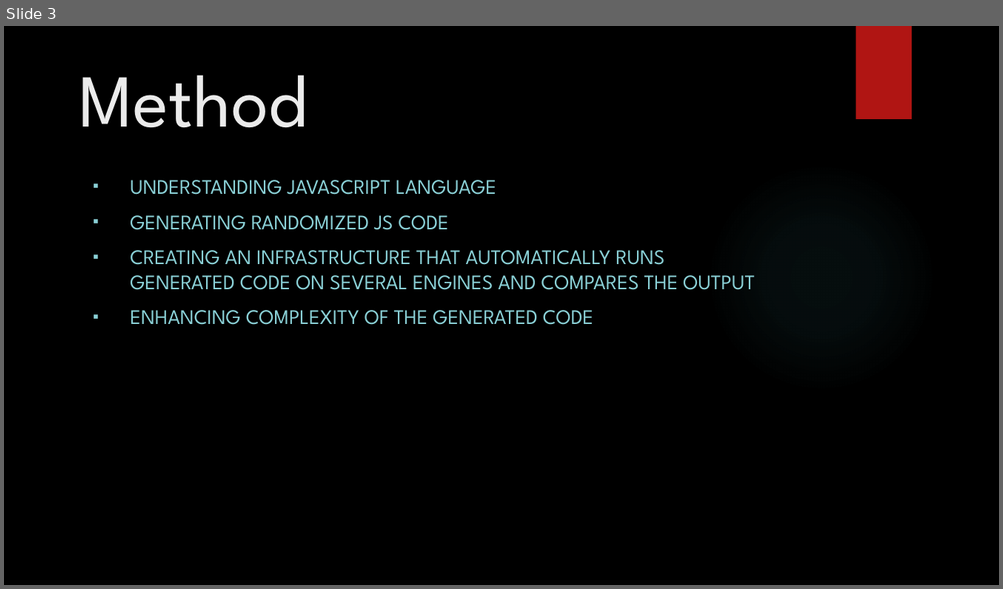
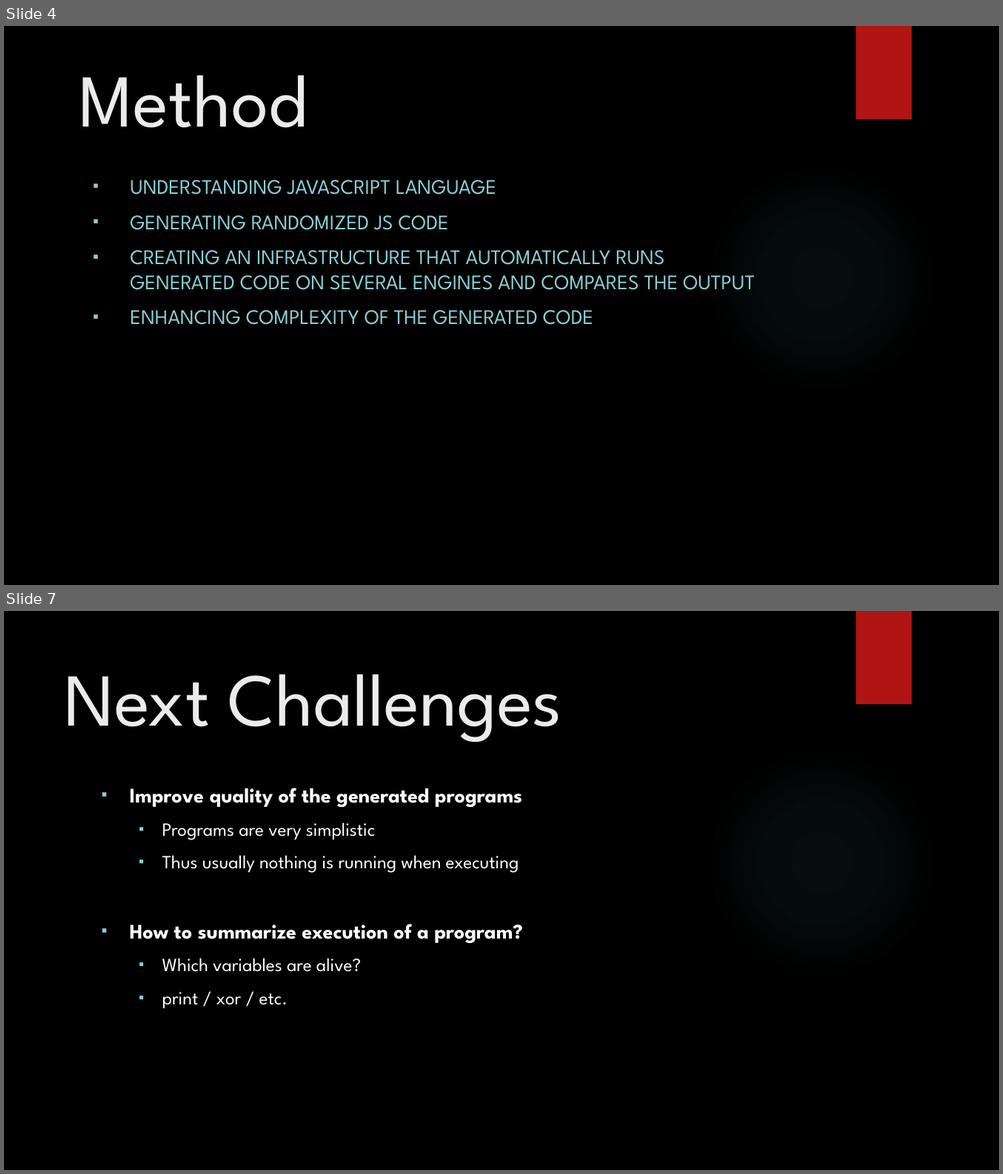
Before and after one commit to itzik-bd/jsfuzzer, a slide deck: ppt/First Phase Completion.pptx. Shown one above the other, each under a label of ours: slide 3 before the commit, slides 4 and 7 after it; the slides between them are not shown. The pictures are 1003x589 and 1003x1174 pixels, drawn with LibreOffice and Linux fonts; fonts in the diff are those of the drawing; background and template pictures are left out. Boxes give left, top, right and bottom in pixels: in the first picture for what was removed or moved away, otherwise in the second. Text is boxed around its words. In the diff, an @@ line names an element or a change of style, - is before the commit and + after.

```diff
--- a/ppt/First Phase Completion.pptx
+++ b/ppt/First Phase Completion.pptx
@@ slide 7 added at (4, 611, 999, 1170), background picture (left out); not listed: 2 template elements that a slide beside it also shows @@
@@ title added at (64, 674, 562, 742), 72 pt, text #EBEBEB @@
+Next Challenges
@@ text added at (130, 788, 523, 1009), 18 pt, text #FFFFFF @@
+▪ Improve quality of the generated programs
+  ▪ Programs are very simplistic
+  ▪ Thus usually nothing is running when executing
+▪ How to summarize execution of a program?
+  ▪ Which variables are alive?
+  ▪ print / xor / etc.
@@ what was slide 3 is now slide 4 @@
```
Also in this commit, not shown: 4 slides changed, 1 slide removed, 15 other files.
